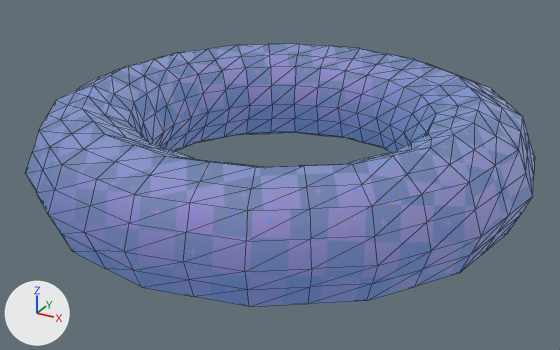
Two versions of the glTF model editor/assets/models/gltf/SuperToroid.gltf, one commit apart.
Both versions are drawn from a 50 mm lens placed at (1.84, -3.36, 1.51), pointed at (0.02, -0.06, -0.14). Lighting does not change. The marker at lower left points along +X, +Y and +Z. Mesh edges are drawn as thin lines.

Objects in the first picture: 'SuperToroid'.
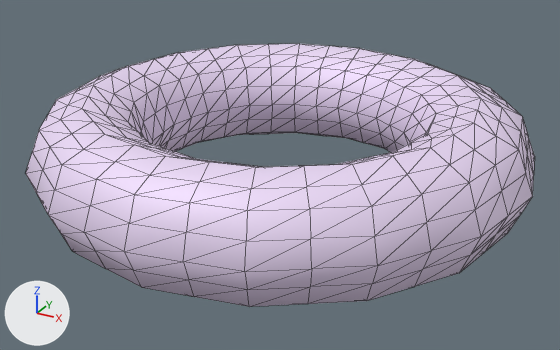
What changed in the scene script:
```text
Add mat_randompbrmaterial_036:
    mat_randompbrmaterial_036 = principled_material('RandomPBRMaterial.036')
    mat_randompbrmaterial_036.base_color = (0.86, 0.723, 0.958)  # white #efddfa
    mat_randompbrmaterial_036.metallic = 0.132
    mat_randompbrmaterial_036.roughness = 0.617
Change me_supertoroid:
    where me_supertoroid.from_pydata(...)  # 512 vertices, 1024 faces; spans x -1.3..1.3, y -1.3..1.3, z -0.3..0.3
    remove me_supertoroid.materials.append(mat_randommaterial_013)
    add me_supertoroid.materials.append(mat_randompbrmaterial_036)  # white #efddfa
```

Where the change shows, as pixel boxes [x1, y1, x2, y2] in the pictures (560 x 350 px):
'SuperToroid', recoloured
    both: [26, 44, 535, 307]
